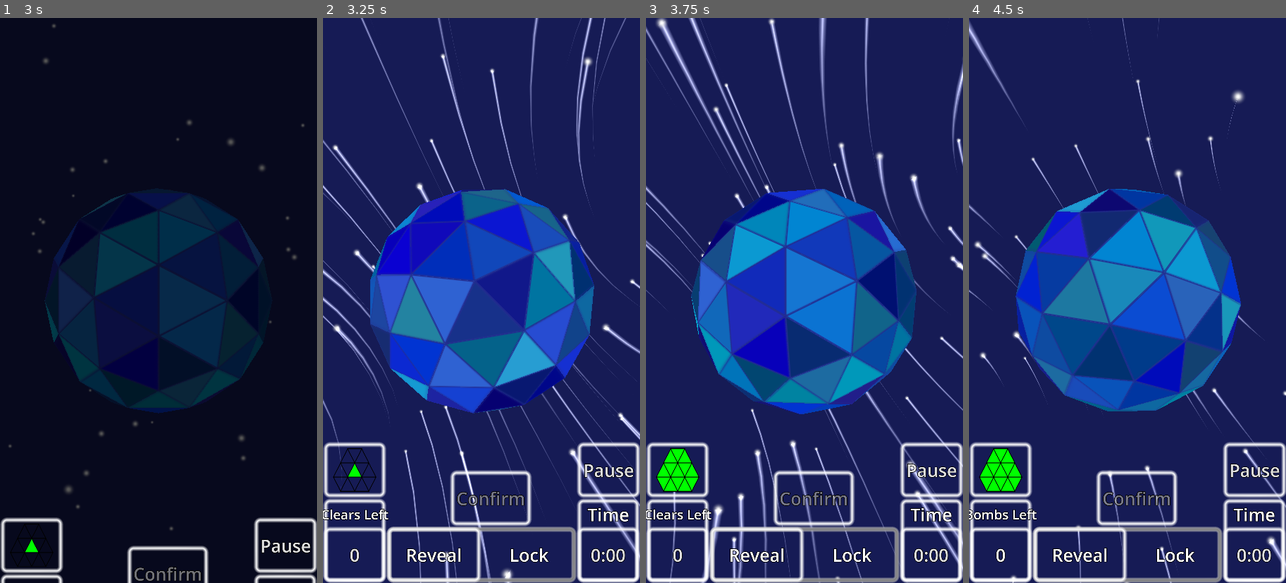
Above: before the commit, frames 1-4 (left to right).
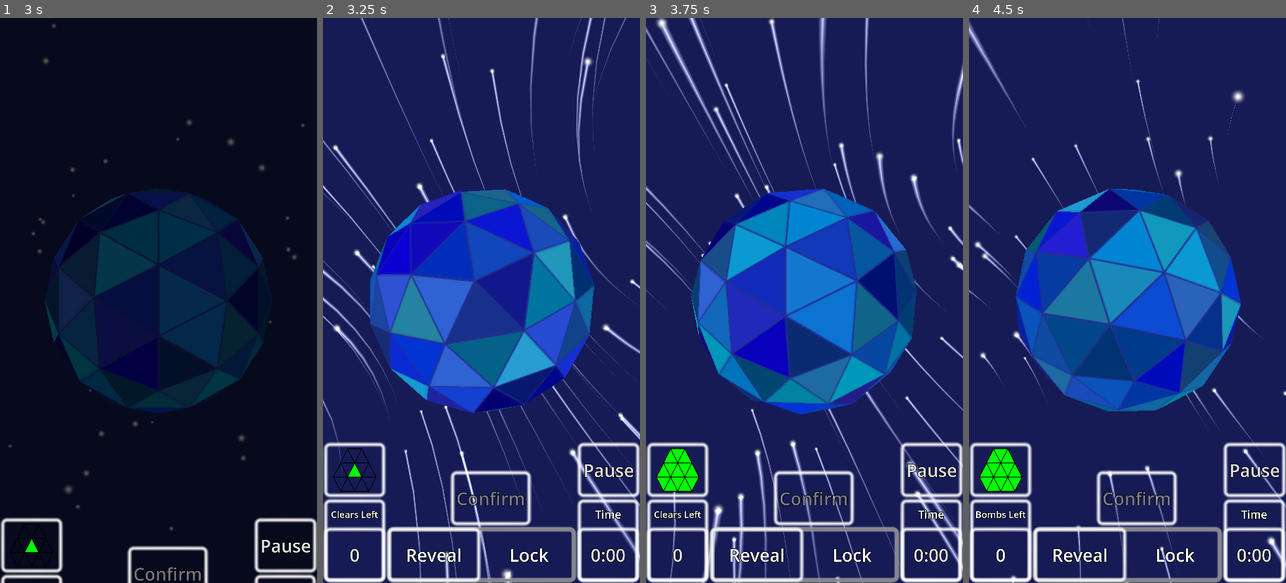
Above: after the commit, the same moments.

Repository: WalynC/sphereSweeperGodot
Game: Godot game, scene res://mainScenes/menu_scene.tscn
The game is run twice, just before and just after one commit, with the same random seed, the same clock (stepped at 60 frames per second) and the same inputs. Sound files missing from this copy of the repository are replaced by a short silence.
Inputs (mouse positions are in pixels of both pictures, inside the frame that each line leads up to):
- Up to frame 1 (3 s): click "New" at 0.5 s; tap Enter at 1.25 s; move the mouse to (228, 272) at 1.27 s; hold Down (scroll_down) 1.28-2 s; click (228, 272) at 1.42 s; click "Play" at 2 s; drag from (95, 328) to (142, 413) at 2.77 s
- Up to frame 2 (3.25 s): no input
- Up to frame 3 (3.75 s): click (677, 470) at 3.5 s
- Up to frame 4 (4.5 s): click "0" at 4.25 s

Frame 1 is identical in both runs. In frame 2, 0.4% of the frame differs, in the area x 0-97%, y 86-90%; in frame 3, 0.4%; in frame 4, 0.5%.

Commit message:
Fixes problems with game UI

Diff:
--- a/uiScenes/game_ui.tscn
+++ b/uiScenes/game_ui.tscn
@@ -116,7 +116,7 @@
 offset_top = 20.0
 grow_horizontal = 2
 grow_vertical = 2
-theme_override_font_sizes/font_size = 60
+theme_override_font_sizes/font_size = 42
 text = "Spaces Remaining"
 horizontal_alignment = 1
 vertical_alignment = 1
@@ -213,6 +213,7 @@
 offset_top = 20.0
 grow_horizontal = 2
 grow_vertical = 2
+theme_override_font_sizes/font_size = 50
 text = "Time"
 horizontal_alignment = 1
 vertical_alignment = 1
--- a/visualThemes/dayVisualTheme/dayTheme.tres
+++ b/visualThemes/dayVisualTheme/dayTheme.tres
@@ -12,7 +12,7 @@
 Button/constants/outline_size = 10
 Button/font_sizes/font_size = 80
 Button/styles/disabled = ExtResource("1_1p4wx")
-Button/styles/hover = ExtResource("2_cunrk")
+Button/styles/hover = ExtResource("3_o2434")
 Button/styles/normal = ExtResource("3_o2434")
 Button/styles/pressed = ExtResource("4_iatxw")
 HSlider/icons/grabber = ExtResource("5_dfhsw")
